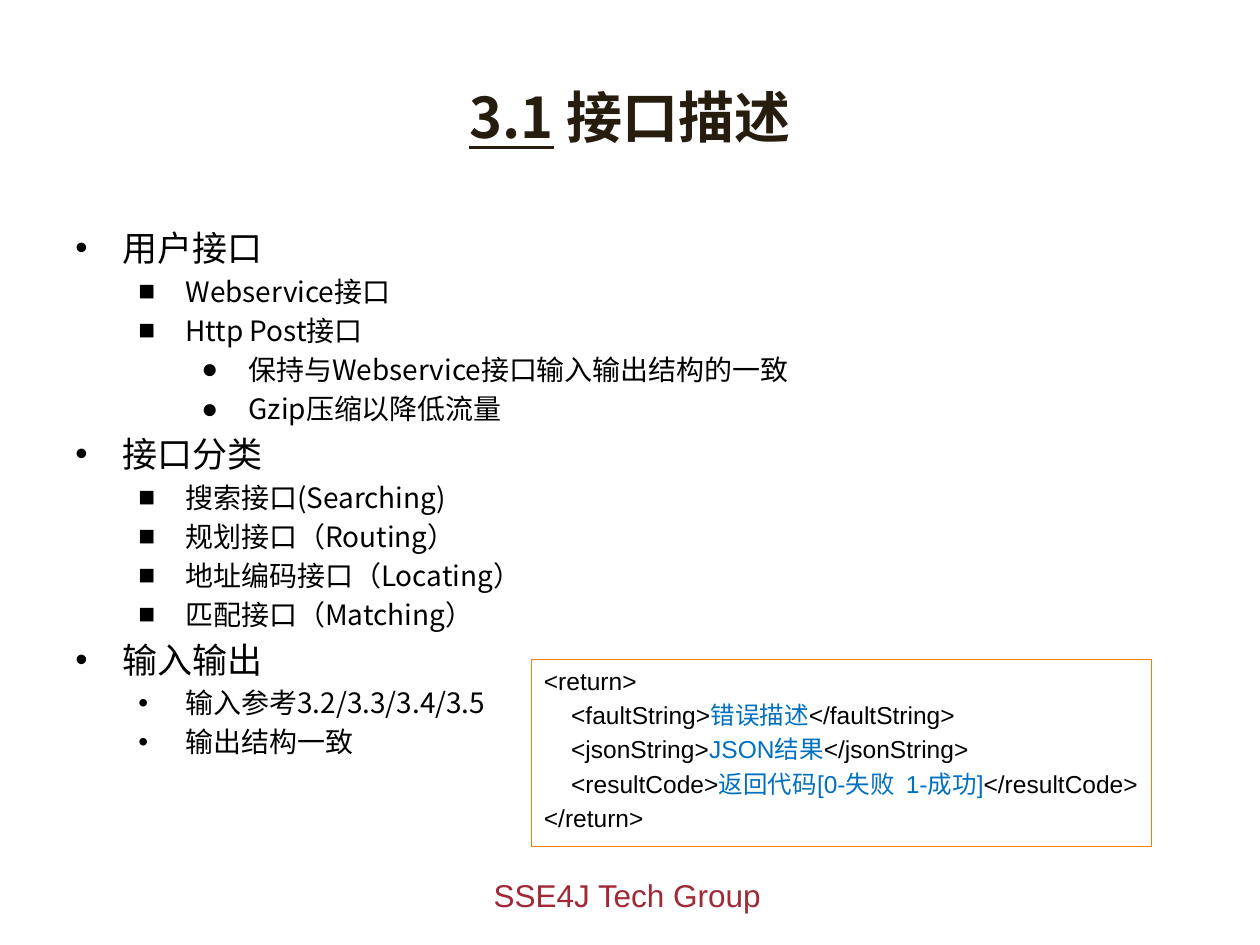
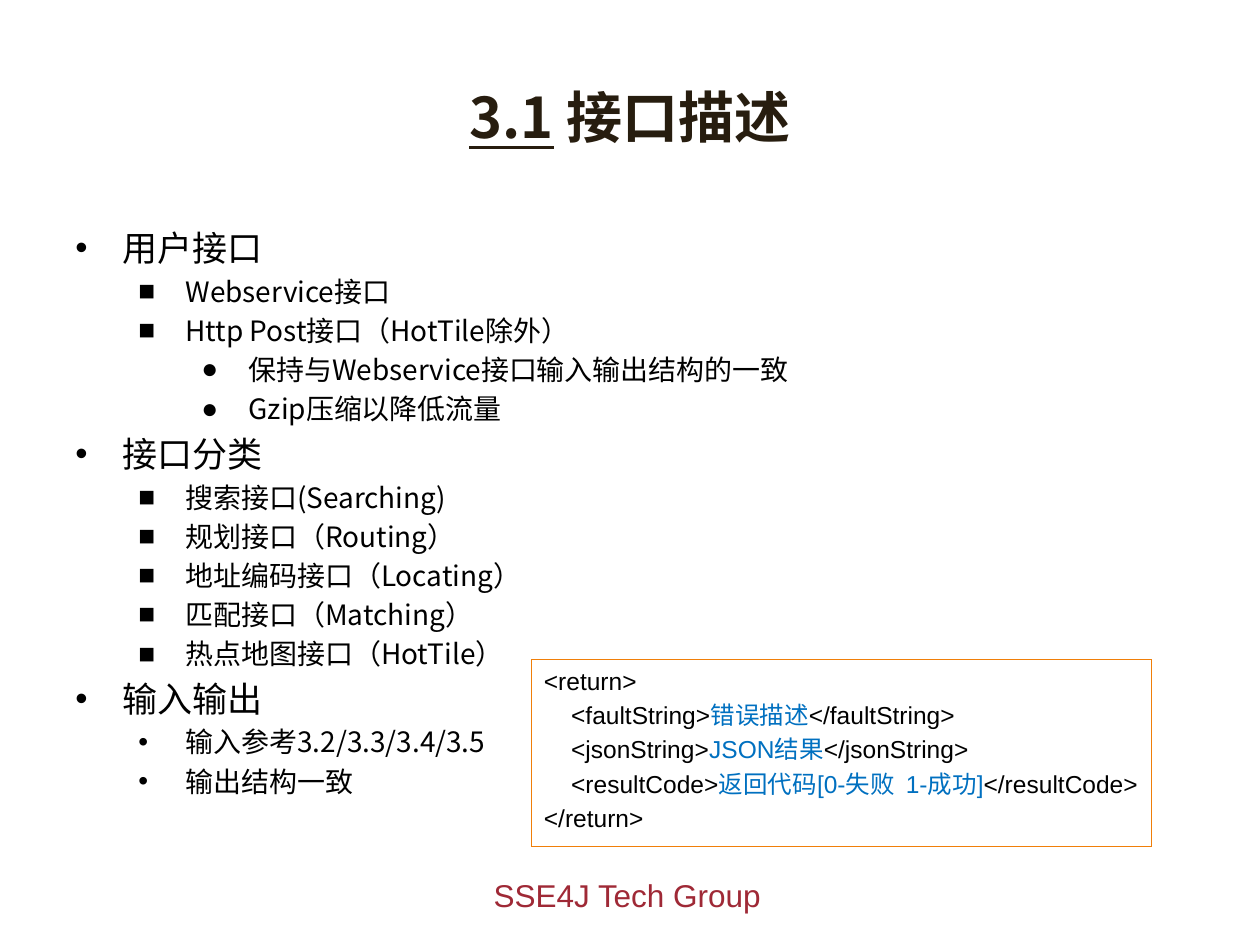
Before and after one commit to giszh86/sse4j, a slide deck: slide 12 of doc/sse4j.pptx. Drawn at 1260x945 pixels with LibreOffice and Linux fonts; fonts in the diff are those of the drawing; background and template pictures are left out. Boxes give left, top, right and bottom in pixels: in the first picture for what was removed or moved away, otherwise in the second. Text is boxed around its words. In the diff, an @@ line names an element or a change of style, - is before the commit and + after.

```diff
--- a/doc/sse4j.pptx
+++ b/doc/sse4j.pptx
@@ text at (x1=186, y1=317, x2=569, y2=348): text changed @@
-  ■ Http Post接口
+  ■ Http Post接口（HotTile除外）
@@ text at (x1=186, y1=640, x2=504, y2=667): paragraph added @@
+  ■ 热点地图接口（HotTile）
```
Also in this commit, not shown: 10 other slides changed, 1 slide added.
